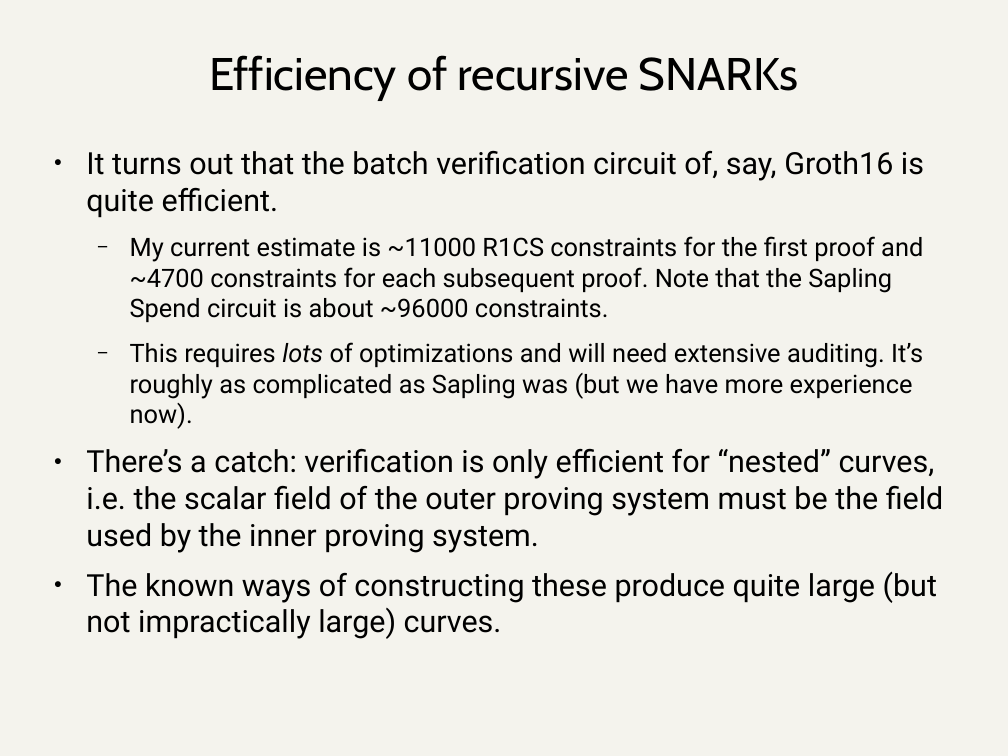
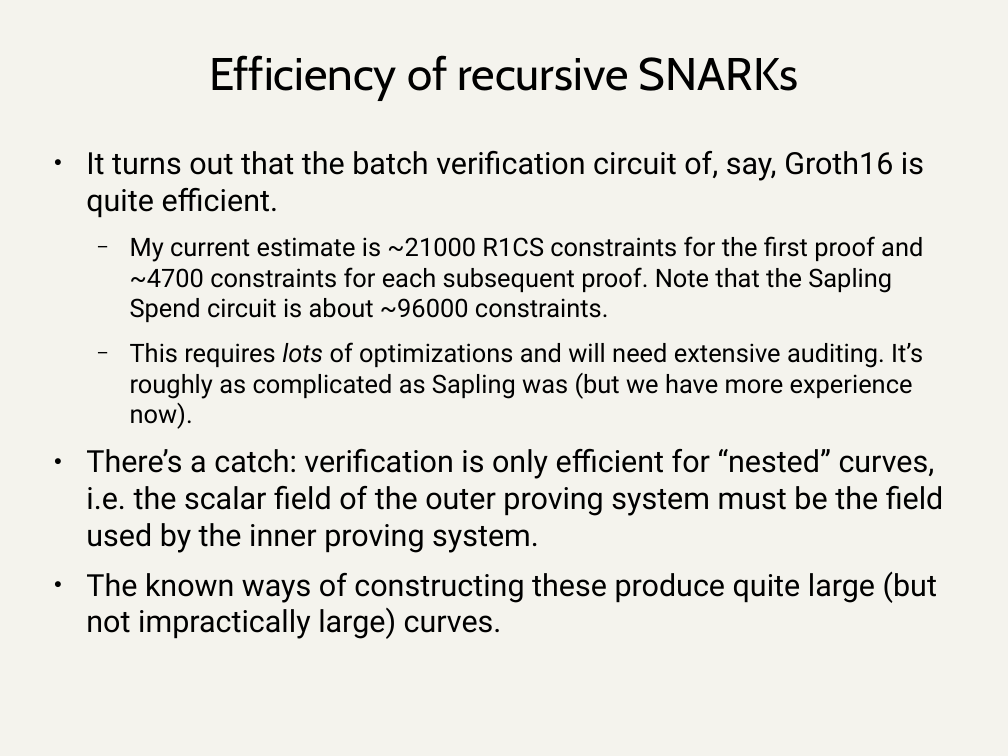
Before and after one commit to daira/zcon, a slide deck: slide 29 of scalable-privacy.odp. Drawn at 1008x756 pixels with LibreOffice and Linux fonts; fonts in the diff are those of the drawing. Boxes give left, top, right and bottom in pixels: in the first picture for what was removed or moved away, otherwise in the second. Text is boxed around its words. In the diff, an @@ line names an element or a change of style, - is before the commit and + after.

Commit message:
Credit Madars Virza, Mariana Raykova, and Eran Tromer for SHARKs, and update links. Correct an error in the estimated number of constraints for recursive verification.

```diff
--- a/scalable-privacy.odp
+++ b/scalable-privacy.odp
@@ text at box(130, 236, 923, 322): text changed @@
-  − My current estimate is ~11000 R1CS constraints for the first proof and ~4700 constraints for each subsequent proof. Note that the Sapling Spend circuit is about ~96000 constraints.
+  − My current estimate is ~21000 R1CS constraints for the first proof and ~4700 constraints for each subsequent proof. Note that the Sapling Spend circuit is about ~96000 constraints.
```
Also in this commit, not shown: 1 other slide changed, 1 other file.
